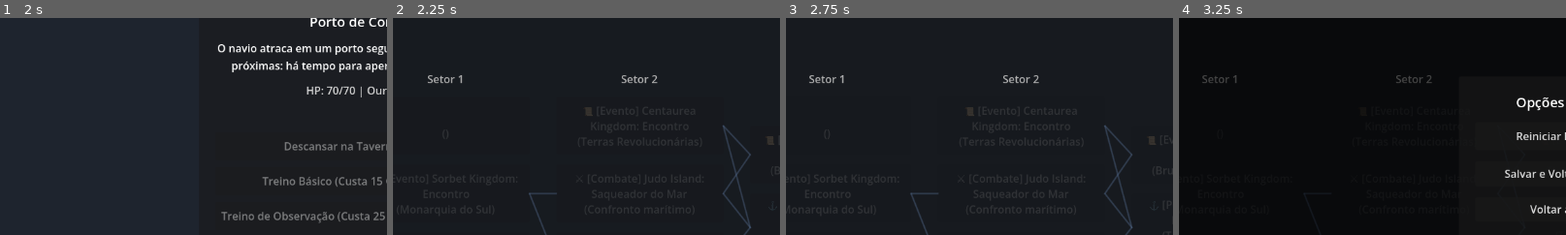
Above: before the commit, frames 1-4 (left to right).
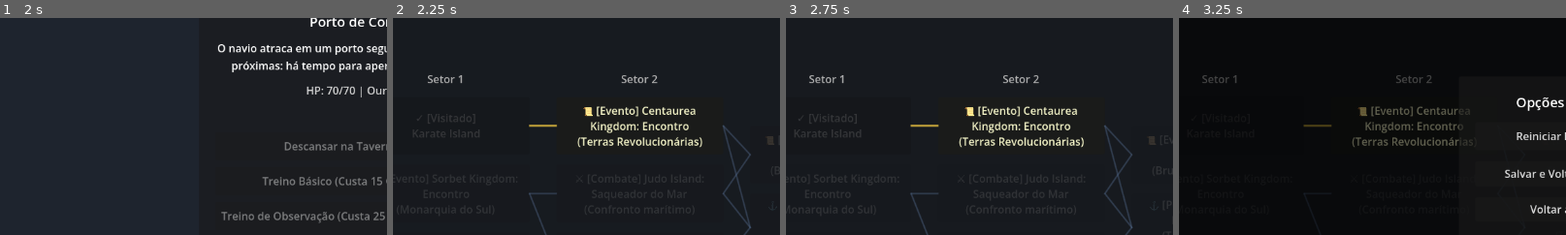
Above: after the commit, the same moments.

Repository: diogoasp/grand-voyage-deckbuilder
Game: Godot game, scene res://scenes/Main.tscn
Same seed, same stepped clock (60 frames per second), same inputs: the game is played once before the commit and once after it.
Inputs:
- Up to frame 1 (2 s): click "⛵ Nova Campanha" at 0.5 s; click "⚓ [Porto] Karate Island: Pous…" at 1.25 s
- Up to frame 2 (2.25 s): click "Zarpar" at 2 s
- Up to frame 3 (2.75 s): no input
- Up to frame 4 (3.25 s): click "⚙" at 2.75 s
The pictures show only the part of the screen within x 0-50%, y 18-68%; the shares and areas given below are measured in that part.

Frame 1 is identical in both runs. In frame 2, 2.2% of the frame differs, in the area x 5-80%, y 40-60%; in frame 3, 2.3%, in the area x 2-77%, y 40-60%; in frame 4, 1.4%.

Commit message:
Updates node accessibility logic and improves saved map generation

Diff:
--- a/scripts/map/map_scene.gd
+++ b/scripts/map/map_scene.gd
@@ -190,9 +190,10 @@
 	if last_selected_node_id != "":
 		var prev_data: Dictionary = find_node_data(last_selected_node_id)
 		var next_list: Array = prev_data.get("next_nodes", [])
-		return next_list.has(node_id)
-
-	# Fallback de segurança se não houver registro prévio
+		if not next_list.is_empty():
+			return next_list.has(node_id)
+
+	# Fallback de segurança se não houver registro prévio ou se o nó anterior não tinha conexões válidas
 	return true
 
 
--- a/scripts/run/run_scene.gd
+++ b/scripts/run/run_scene.gd
@@ -105,7 +105,21 @@
 		map_valid = false
 
 	if not map_valid or sector_map.is_empty():
-		sector_map = MAP_GENERATOR.generate_sector_map(1)
+		sector_map = MAP_GENERATOR.generate_sector_map(GameState.current_act)
+		# Se o mapa teve que ser recriado devido a dados corrompidos no save, reconecta last_selected_node_id
+		if last_selected_node_id != "" and not completed_nodes.is_empty():
+			# Tenta achar se o nó ainda existe; se não, limpa para permitir escolher qualquer nó do estágio atual
+			var found := false
+			for st in sector_map:
+				for node in st:
+					if node.get("id", "") == last_selected_node_id:
+						found = true
+						break
+				if found:
+					break
+			if not found:
+				last_selected_node_id = ""
+		save_run()
 	else:
 		# Verifica se os nós possuem 'next_nodes' populados; se não tiverem (save antigo), reconstrói as rotas
 		var needs_connections := false
@@ -120,6 +134,7 @@
 		if needs_connections:
 			for stage_idx in range(sector_map.size() - 1):
 				MAP_GENERATOR.build_stage_connections(sector_map[stage_idx], sector_map[stage_idx + 1])
+			save_run()
 
 	show_map()
 
@@ -167,7 +182,7 @@
 
 
 func _on_map_node_selected(node_data: Dictionary) -> void:
-	active_node_data = node_data
+	active_node_data = node_data.duplicate(true)
 	last_selected_node_id = str(node_data.get("id", ""))
 	save_run()
 	var node_type: String = str(node_data.get("type", ""))
@@ -193,7 +208,7 @@
 	apply_crew_travel_effects()
 
 	current_stage += 1
-	active_node_data.clear()
+	active_node_data = {}
 	save_run()
 	show_map()
 
